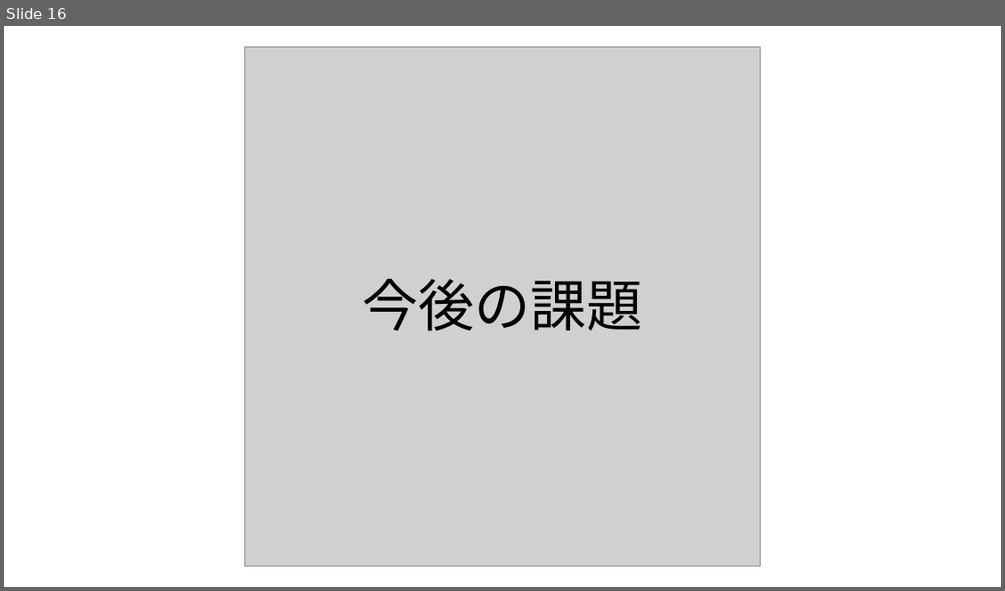
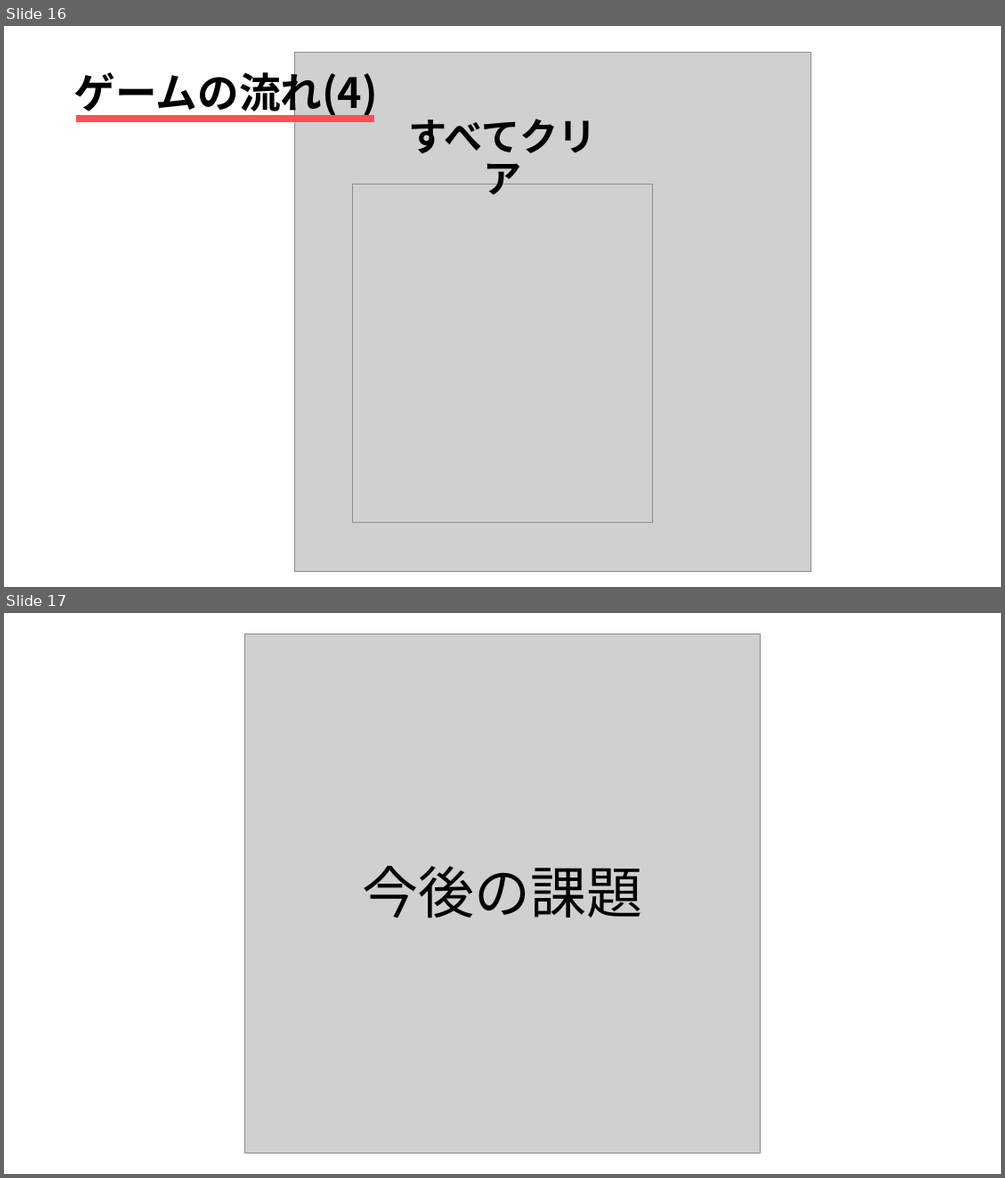
Before and after one commit to John-bardera/minesweeper, a slide deck: 逆minesweeper 最終発表.pptx. Shown one above the other, each under a label of ours: slide 16 before the commit, slides 16 and 17 after it. The pictures are 1005x591 and 1005x1178 pixels, drawn with LibreOffice and Linux fonts; fonts in the diff are those of the drawing; grey boxes stand for pictures. Boxes give left, top, right and bottom in pixels: in the first picture for what was removed or moved away, otherwise in the second. Text is boxed around its words. In the diff, an @@ line names an element or a change of style, - is before the commit and + after.

```diff
--- a/逆minesweeper 最終発表.pptx
+++ b/逆minesweeper 最終発表.pptx
@@ slide 16 added at (4, 26, 1001, 587), background #FFFFFF @@
@@ picture added at (295, 52, 811, 572) @@
@@ text added at (74, 65, 378, 119), 40 pt, text #000000, bold @@
+ゲームの流れ(4)
@@ line added from (76, 118) to (374, 118), #FF7575 7 pt @@
@@ text added at (409, 119, 597, 195), 37 pt, text #000000, bold @@
+すべてクリア
@@ picture added at (353, 184, 653, 522) @@
@@ what was slide 16 is now slide 17 @@
```
Also in this commit, not shown: 1 slide changed, 11 other files.
